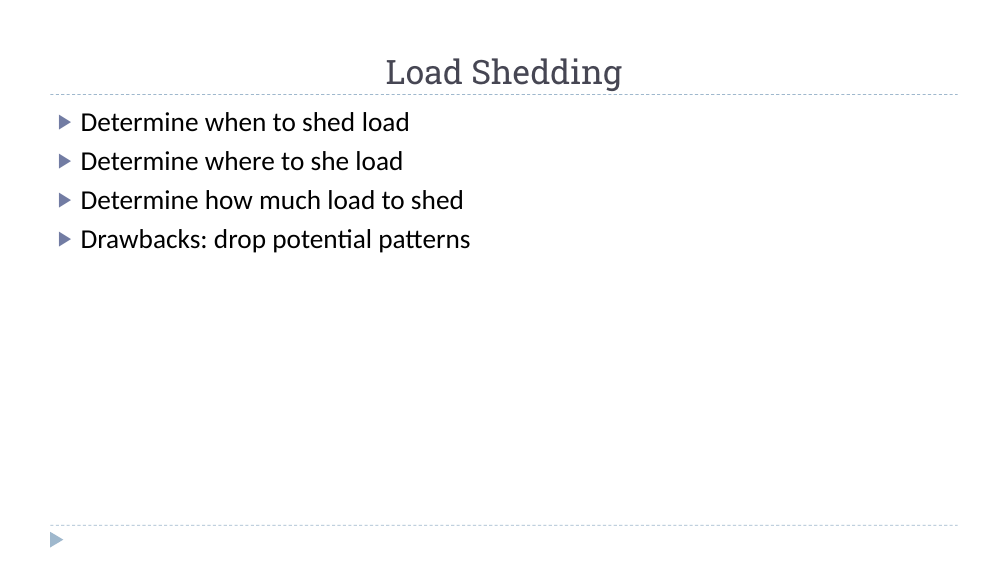
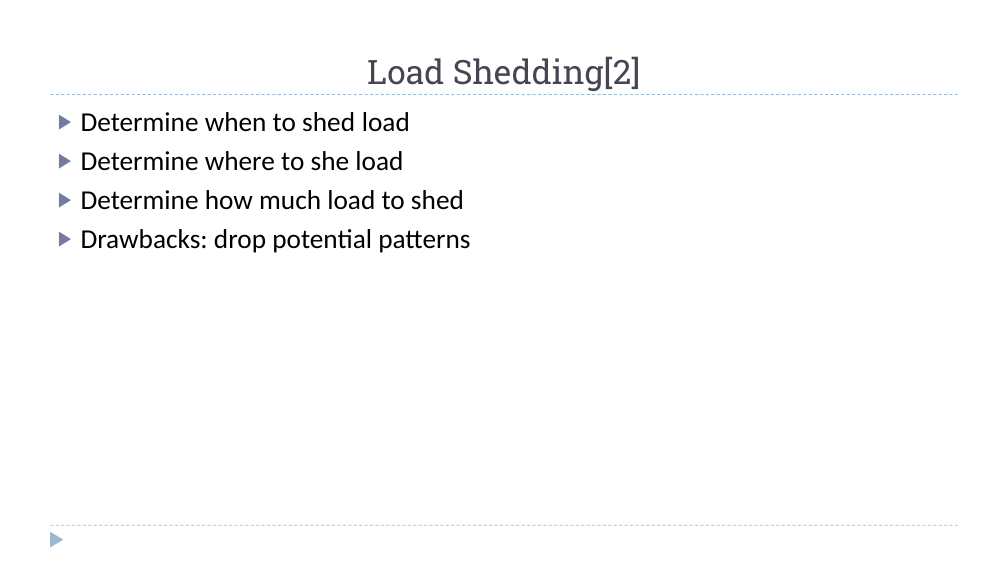
Before and after one commit to zixiaojindao/time-series-survey, a slide deck: slide 5 of slide/data stream mining.pptx. Drawn at 1008x567 pixels with LibreOffice and Linux fonts; fonts in the diff are those of the drawing. Boxes give left, top, right and bottom in pixels: in the first picture for what was removed or moved away, otherwise in the second. Text is boxed around its words. In the diff, an @@ line names an element or a change of style, - is before the commit and + after.

```diff
--- a/slide/data stream mining.pptx
+++ b/slide/data stream mining.pptx
@@ title at (367,56,641,91): text changed @@
-Load Shedding
+Load Shedding[2]
```
Also in this commit, not shown: 1 other slide changed, 1 slide added, 1 other file.
